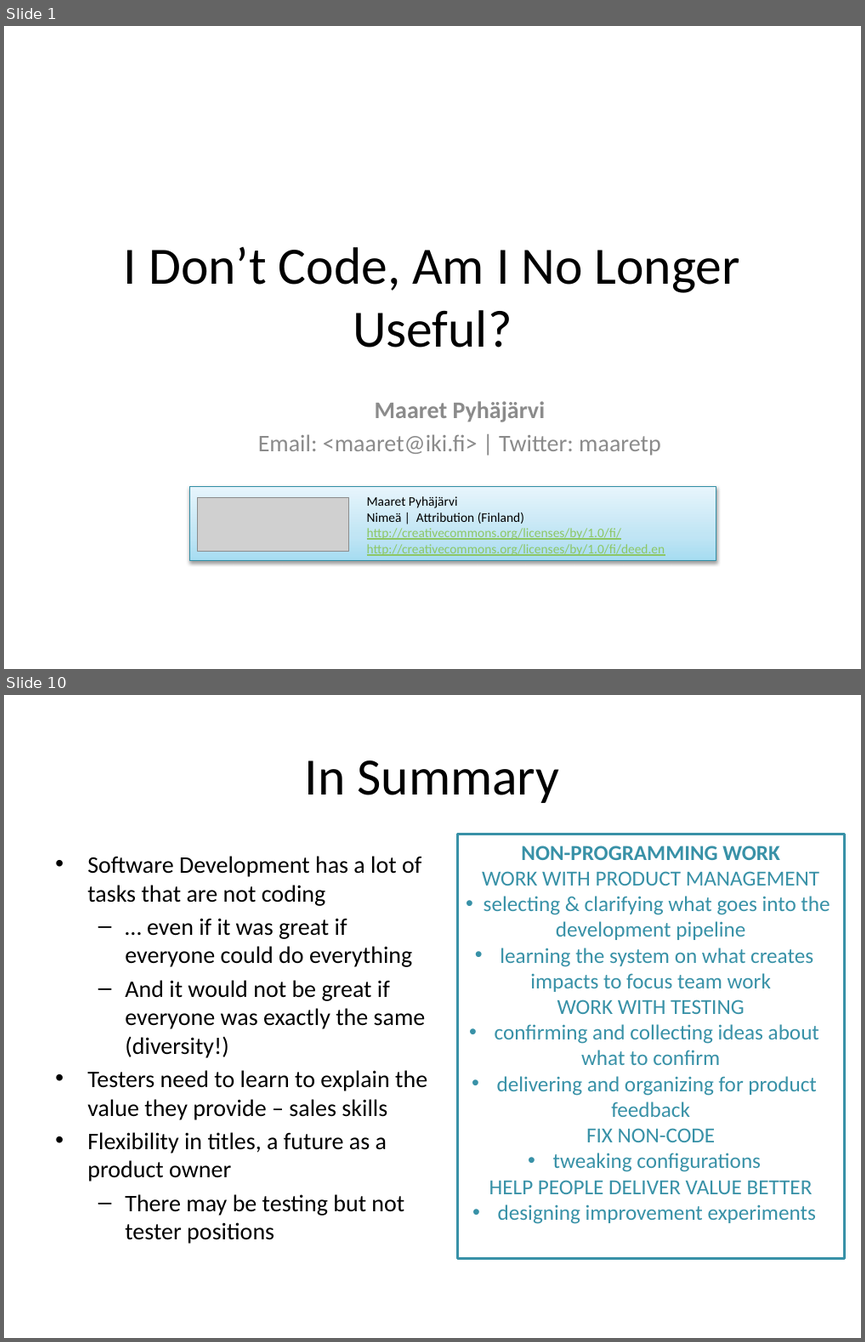
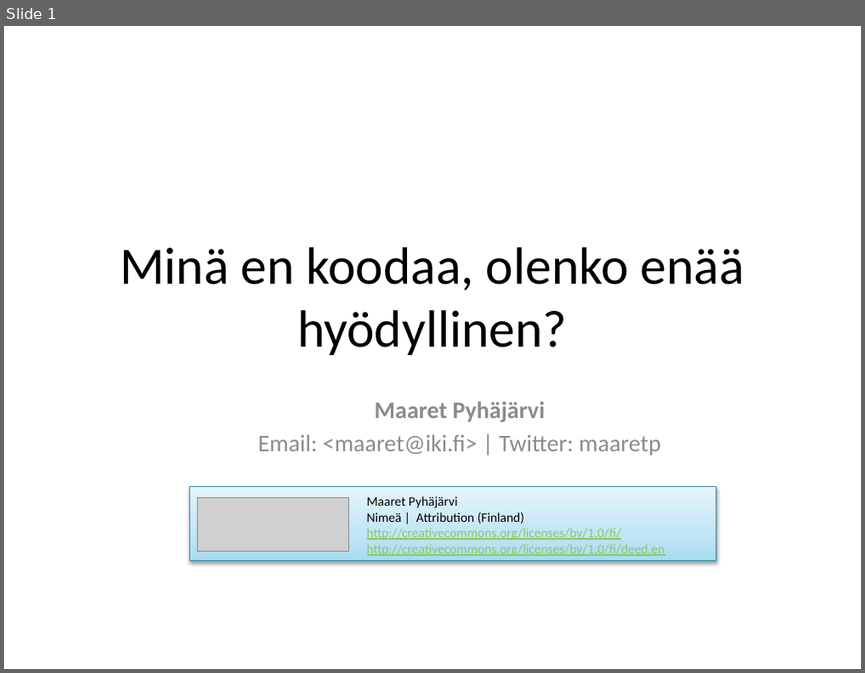
Before and after one commit to maaretp/IDoNotCodeTalk, a slide deck: IDon'tCode.pptx. Shown one above the other, each under a label of ours: slides 1 and 10 before the commit, slide 1 after it; the slides between them are not shown. The pictures are 865x1342 and 865x673 pixels, drawn with LibreOffice and Linux fonts; fonts in the diff are those of the drawing; grey boxes stand for pictures. Boxes give left, top, right and bottom in pixels: in the first picture for what was removed or moved away, otherwise in the second. Text is boxed around its words. In the diff, an @@ line names an element or a change of style, - is before the commit and + after.

```diff
--- a/IDon'tCode.pptx
+++ b/IDon'tCode.pptx
@@ slide 10 removed at [4,695,861,1338], background #FFFFFF @@
@@ title removed at [305,760,560,803] @@
-In Summary
@@ rectangle removed at [457,834,844,1259] @@
-NON-PROGRAMMING WORK
-WORK WITH PRODUCT MANAGEMENT
-• selecting & clarifying what goes into the development pipeline
-• learning the system on what creates impacts to focus team work
-WORK WITH TESTING
-• confirming and collecting ideas about what to confirm
-• delivering and organizing for product feedback
-FIX NON-CODE
-• tweaking configurations
-HELP PEOPLE DELIVER VALUE BETTER
-• designing improvement experiments
@@ text removed at [87,856,427,1243] @@
-• Software Development has a lot of tasks that are not coding
-  – … even if it was great if everyone could do everything
-  – And it would not be great if everyone was exactly the same (diversity!)
-• Testers need to learn to explain the value they provide – sales skills
-• Flexibility in titles, a future as a product owner
-  – There may be testing but not tester positions
@@ slide 1 changed as well @@
@@ title at [120,247,744,355]: text changed @@
-I Don’t Code, Am I No Longer Useful?
+Minä en koodaa, olenko enää hyödyllinen?
```
Also in this commit, not shown: 3 other slides changed, 6 slides added, 5 other slides removed.
